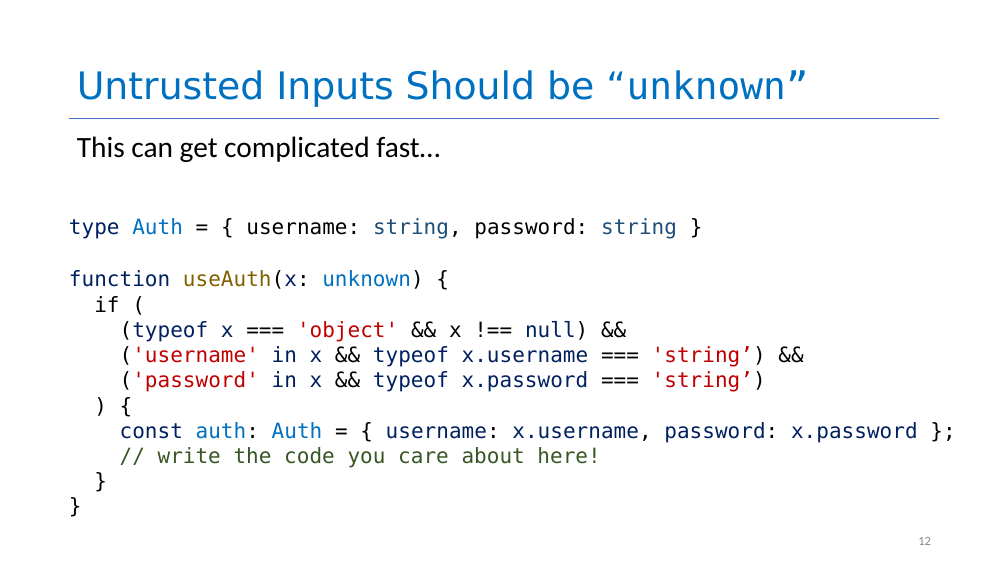
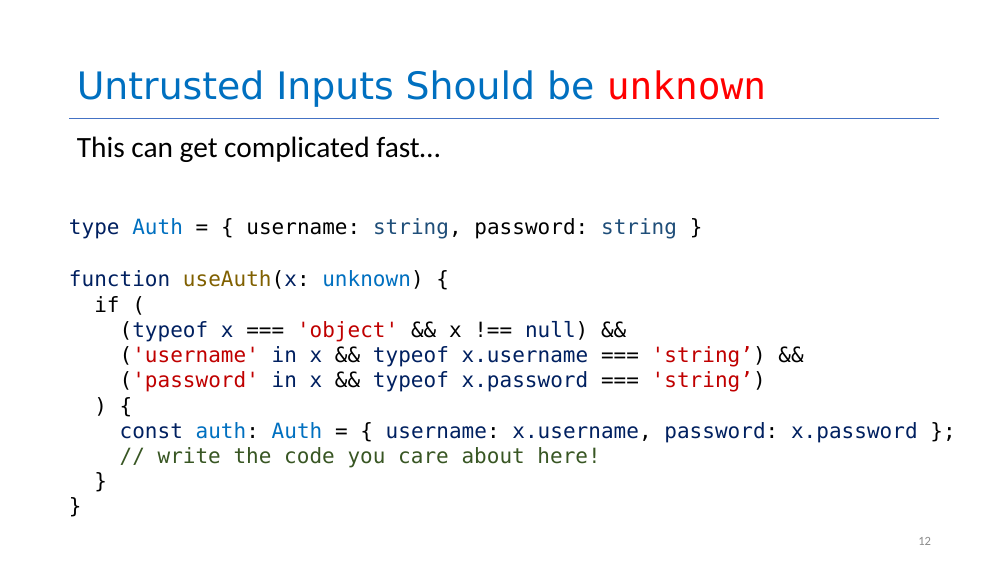
Before and after one commit to rimshaTest/CS4530-Spring-2026, a slide deck: slide 12 of Slides/Module 03.1 Trusting TypeScript.pptx. Drawn at 1008x567 pixels with LibreOffice and Linux fonts; fonts in the diff are those of the drawing. Boxes give left, top, right and bottom in pixels: in the first picture for what was removed or moved away, otherwise in the second. Text is boxed around its words. In the diff, an @@ line names an element or a change of style, - is before the commit and + after.

```diff
--- a/Slides/Module 03.1 Trusting TypeScript.pptx
+++ b/Slides/Module 03.1 Trusting TypeScript.pptx
@@ title at (77,70,766,107): text changed @@
-Untrusted Inputs Should be “unknown”
+Untrusted Inputs Should be unknown
```
Also in this commit, not shown: 11 other slides changed, 3 other files.
